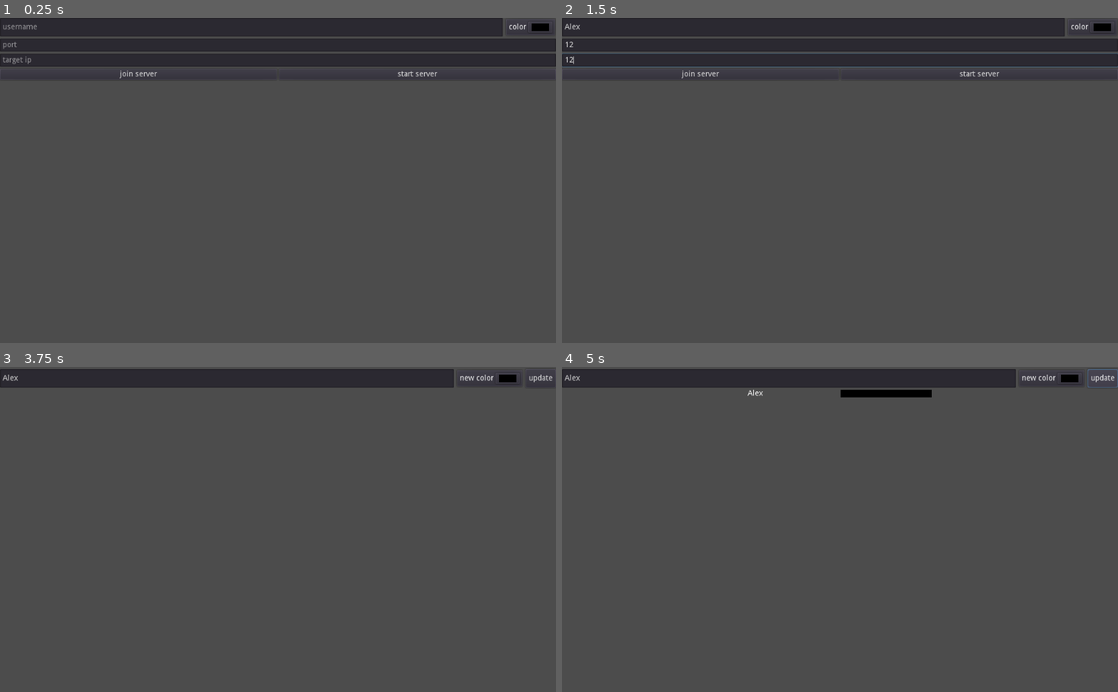
Above: before the commit, frames 1-4 (two rows, left to right).
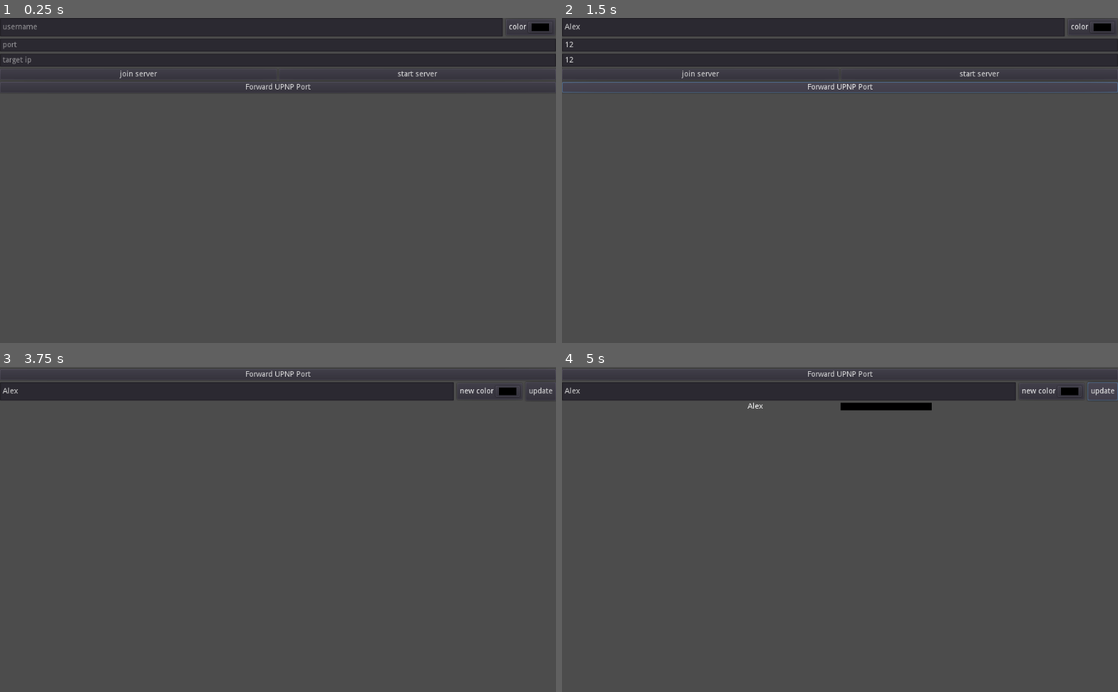
Above: after the commit, the same moments.

Repository: creikey/multiplayer-testing
Game: Godot game, scene res://Lobby.tscn
Two runs of this game, one before a commit and one after it. Both use one fixed random seed, a clock stepped at 60 frames per second and the inputs below.
Inputs (mouse positions are in pixels of both pictures, inside the frame that each line leads up to):
- Up to frame 1 (0.25 s): no input
- Up to frame 2 (1.5 s): click (812, 27) at 0.52 s; type "Alex" at 0.6 s; click (840, 44) at 0.75 s; type "12" at 0.83 s; click (840, 60) at 0.98 s; type "12" at 1.07 s; click (840, 86) at 1.25 s, where only the run after the commit has a clickable "Forward UPNP Port"
- Up to frame 3 (3.75 s): click (278, 435) at 2 s, where only the run after the commit has a clickable "Forward UPNP Port"; click (278, 435) at 2.75 s, where only the run after the commit has a clickable "Forward UPNP Port"; click "join server" at 3.5 s
- Up to frame 4 (5 s): click "update" at 4.25 s

The runs differ from the first frame. In frame 1, 0.3% of the frame differs, in the area x 4-96%, y 20-23%; in frame 2, 1.0%; in frame 3, 4.4%; in frame 4, 4.9%, in the area x 0-100%, y 0-14%.

Commit message:
Add basic upnp forwarding

Diff:
--- a/Lobby.gd
+++ b/Lobby.gd
@@ -6,6 +6,9 @@
 var player_info = {}
 # Info we send to other players
 var my_info = { user_name = "server", color = Color8(255, 0, 0) }
+
+var upnp: UPNP = null
+var forwarded_port = -1
 
 func start_server(port):
 	var peer = NetworkedMultiplayerENet.new()
@@ -33,6 +36,13 @@
 	get_tree().connect("connection_failed", self, "_connected_fail")
 # warning-ignore:return_value_discarded
 	get_tree().connect("server_disconnected", self, "_server_disconnected")
+# warning-ignore:return_value_discarded
+	connect("tree_exiting", self, "_on_tree_exiting")
+
+func _on_tree_exiting():
+	if upnp != null:
+# warning-ignore:return_value_discarded
+		upnp.delete_port_mapping(forwarded_port)
 
 func _player_connected(id):
 	var my_id = get_tree().get_network_unique_id()
--- a/Lobby.tscn
+++ b/Lobby.tscn
@@ -17,7 +17,6 @@
 anchor_bottom = 1.0
 
 [node name="HBoxContainer2" type="HBoxContainer" parent="UI/VBoxContainer"]
-editor/display_folded = true
 margin_right = 1024.0
 margin_bottom = 34.0
 
@@ -63,7 +62,6 @@
 placeholder_text = "target ip"
 
 [node name="HBoxContainer" type="HBoxContainer" parent="UI/VBoxContainer"]
-editor/display_folded = true
 margin_top = 94.0
 margin_right = 1024.0
 margin_bottom = 114.0
@@ -89,8 +87,13 @@
 size_flags_horizontal = 3
 text = "start game"
 
+[node name="UPNPButton" type="Button" parent="UI/VBoxContainer"]
+margin_top = 118.0
+margin_right = 1024.0
+margin_bottom = 138.0
+text = "Forward UPNP Port"
+
 [node name="UpdateHBoxContainer" type="HBoxContainer" parent="UI/VBoxContainer"]
-editor/display_folded = true
 visible = false
 margin_top = 118.0
 margin_right = 1024.0
@@ -133,14 +136,14 @@
 text = "update"
 
 [node name="HBoxContainer3" type="HBoxContainer" parent="UI/VBoxContainer"]
-margin_top = 118.0
+margin_top = 142.0
 margin_right = 1024.0
 margin_bottom = 600.0
 size_flags_vertical = 3
 
 [node name="LeftSpacer" type="PanelContainer" parent="UI/VBoxContainer/HBoxContainer3"]
 margin_right = 338.0
-margin_bottom = 482.0
+margin_bottom = 458.0
 size_flags_horizontal = 3
 size_flags_vertical = 3
 custom_styles/panel = SubResource( 1 )
@@ -148,7 +151,7 @@
 [node name="PlayerLog" type="VBoxContainer" parent="UI/VBoxContainer/HBoxContainer3"]
 margin_left = 342.0
 margin_right = 680.0
-margin_bottom = 482.0
+margin_bottom = 458.0
 size_flags_horizontal = 3
 size_flags_vertical = 3
 script = ExtResource( 3 )
@@ -157,10 +160,11 @@
 [node name="RightSpacer" type="PanelContainer" parent="UI/VBoxContainer/HBoxContainer3"]
 margin_left = 684.0
 margin_right = 1024.0
-margin_bottom = 482.0
+margin_bottom = 458.0
 size_flags_horizontal = 3
 size_flags_vertical = 3
 custom_styles/panel = SubResource( 1 )
 [connection signal="pressed" from="UI/VBoxContainer/HBoxContainer/JoinServerButton" to="UI" method="_on_JoinServerButton_pressed"]
 [connection signal="pressed" from="UI/VBoxContainer/HBoxContainer/StartServerButton" to="UI" method="_on_StartServerButton_pressed"]
+[connection signal="pressed" from="UI/VBoxContainer/UPNPButton" to="UI" method="_on_UPNPButton_pressed"]
 [connection signal="pressed" from="UI/VBoxContainer/UpdateHBoxContainer/UpdateButton" to="UI/VBoxContainer/UpdateHBoxContainer" method="_on_UpdateButton_pressed"]
--- a/UI.gd
+++ b/UI.gd
@@ -9,6 +9,7 @@
 
 func _on_JoinServerButton_pressed():
 	hide_network_menu()
+
 	Lobby.my_info["user_name"] = $VBoxContainer/HBoxContainer2/Username.text
 	Lobby.my_info["color"] = $VBoxContainer/HBoxContainer2/Panel/HBoxContainer/ColorPickerButton.color
 	$VBoxContainer/UpdateHBoxContainer/NewUsername.text = Lobby.my_info["user_name"]
@@ -20,3 +21,12 @@
 	hide_network_menu()
 	$VBoxContainer/HBoxContainer/StartGameButton.visible = true
 	Lobby.start_server(int($VBoxContainer/Port.text))
+
+func _on_UPNPButton_pressed():
+	if Lobby.upnp != null:
+		return
+	var port = int($VBoxContainer/Port.text)
+	Lobby.upnp = UPNP.new()
+	Lobby.forwarded_port = port
+	print(Lobby.upnp.discover(2000, 2, "InternetGatewayDevice"))
+	print(Lobby.upnp.add_port_mapping(port))
